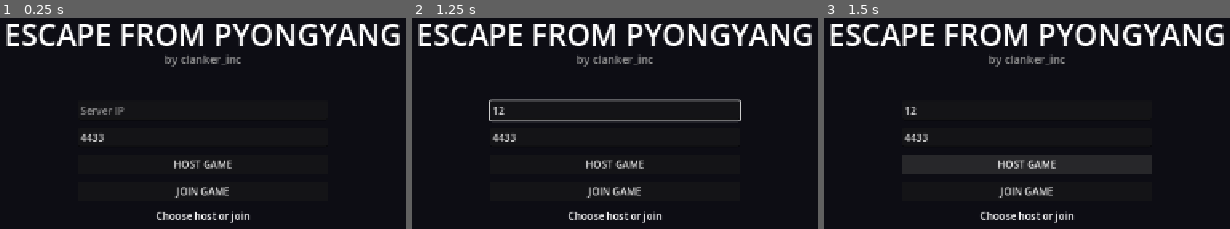
Above: before the commit, frames 1-3 (left to right).
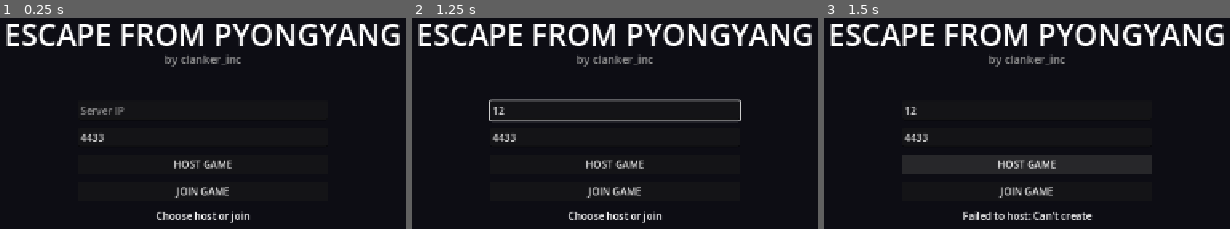
Above: after the commit, the same moments.

Repository: Gjdoalfnrxu/escape-from-pyongyang
Game: Godot game, scene res://scenes/lobby.tscn
Same seed, same stepped clock (60 frames per second), same inputs: the game is played once before the commit and once after it.
Inputs (mouse positions are in pixels of both pictures, inside the frame that each line leads up to):
- Up to frame 1 (0.25 s): no input
- Up to frame 2 (1.25 s): click (615, 110) at 0.52 s; type "12" at 0.6 s
- Up to frame 3 (1.5 s): click "HOST GAME" at 1.25 s

Frames 1-2 are identical in both runs. In frame 3, 0.8% of the frame differs, in the area x 34-67%, y 91-98%.
Error before the commit: Parse Error: Cannot infer the type of "pos" variable because the value doesn't have a set type. (res://scripts/game_manager.gd:37)

Commit message:
Fix GDScript type inference errors, add CI import step
- Explicit type annotations for Variant inference warnings (treated as errors)
- Use maxf() instead of max() for float return type guarantee
- Add 'godot --headless --import' step before export in CI

Co-Authored-By: Claude Sonnet 4.6 <noreply@anthropic.com>

Diff:
--- a/scripts/game_manager.gd
+++ b/scripts/game_manager.gd
@@ -34,14 +34,14 @@
 	var spawn_points: Array = get_tree().get_nodes_in_group("spawn_points")
 	var i := 0
 	for pid in network.players:
-		var pos := Vector2(200, 200) if spawn_points.is_empty() else spawn_points[i % spawn_points.size()].global_position
+		var pos: Vector2 = Vector2(200, 200) if spawn_points.is_empty() else spawn_points[i % spawn_points.size()].global_position
 		spawn_player(pid, pos)
 		i += 1
 
 
 func on_player_reached_extraction(player_id: int) -> void:
 	if player_id in alive_players:
-		var player := alive_players[player_id]
+		var player: CharacterBody2D = alive_players[player_id]
 		extracted_players.append({
 			"id": player_id,
 			"had_loot": player.carrying_loot,
@@ -62,5 +62,5 @@
 func _check_game_over() -> void:
 	if alive_players.is_empty():
 		state = State.GAME_OVER
-		var winner := extracted_players[0]["id"] if not extracted_players.is_empty() else -1
+		var winner: int = extracted_players[0]["id"] if not extracted_players.is_empty() else -1
 		game_over.emit(winner)
--- a/scripts/hud.gd
+++ b/scripts/hud.gd
@@ -11,7 +11,7 @@
 
 func _process(delta: float) -> void:
 	elapsed += delta
-	var remaining := max(0.0, raid_time - elapsed)
+	var remaining: float = maxf(0.0, raid_time - elapsed)
 	var mins := int(remaining) / 60
 	var secs := int(remaining) % 60
 	timer_label.text = "%02d:%02d" % [mins, secs]
--- a/scripts/lobby.gd
+++ b/scripts/lobby.gd
@@ -26,7 +26,7 @@
 
 func _on_host_pressed() -> void:
 	var port := int(port_field.text) if port_field.text.is_valid_int() else 4433
-	var err := network.host(port)
+	var err: Error = network.host(port)
 	if err == OK:
 		status_label.text = "Hosting on port %d — share your IP with friends" % port
 		host_btn.disabled = true
@@ -42,7 +42,7 @@
 		status_label.text = "Enter a server IP"
 		return
 	var port := int(port_field.text) if port_field.text.is_valid_int() else 4433
-	var err := network.join(ip, port)
+	var err: Error = network.join(ip, port)
 	if err == OK:
 		status_label.text = "Connecting to %s:%d..." % [ip, port]
 		host_btn.disabled = true
Not shown, changed: .github/workflows/deploy.yml
